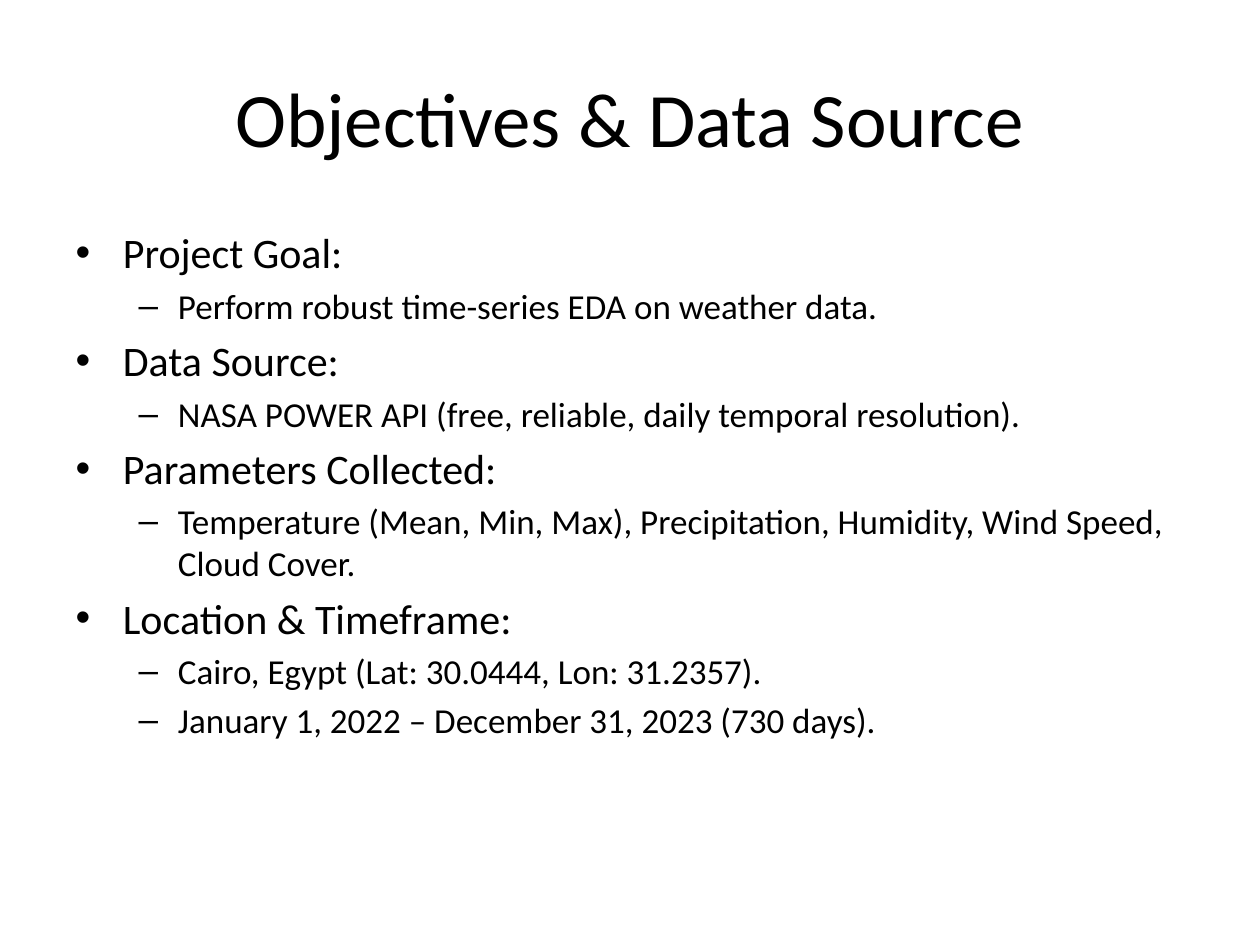
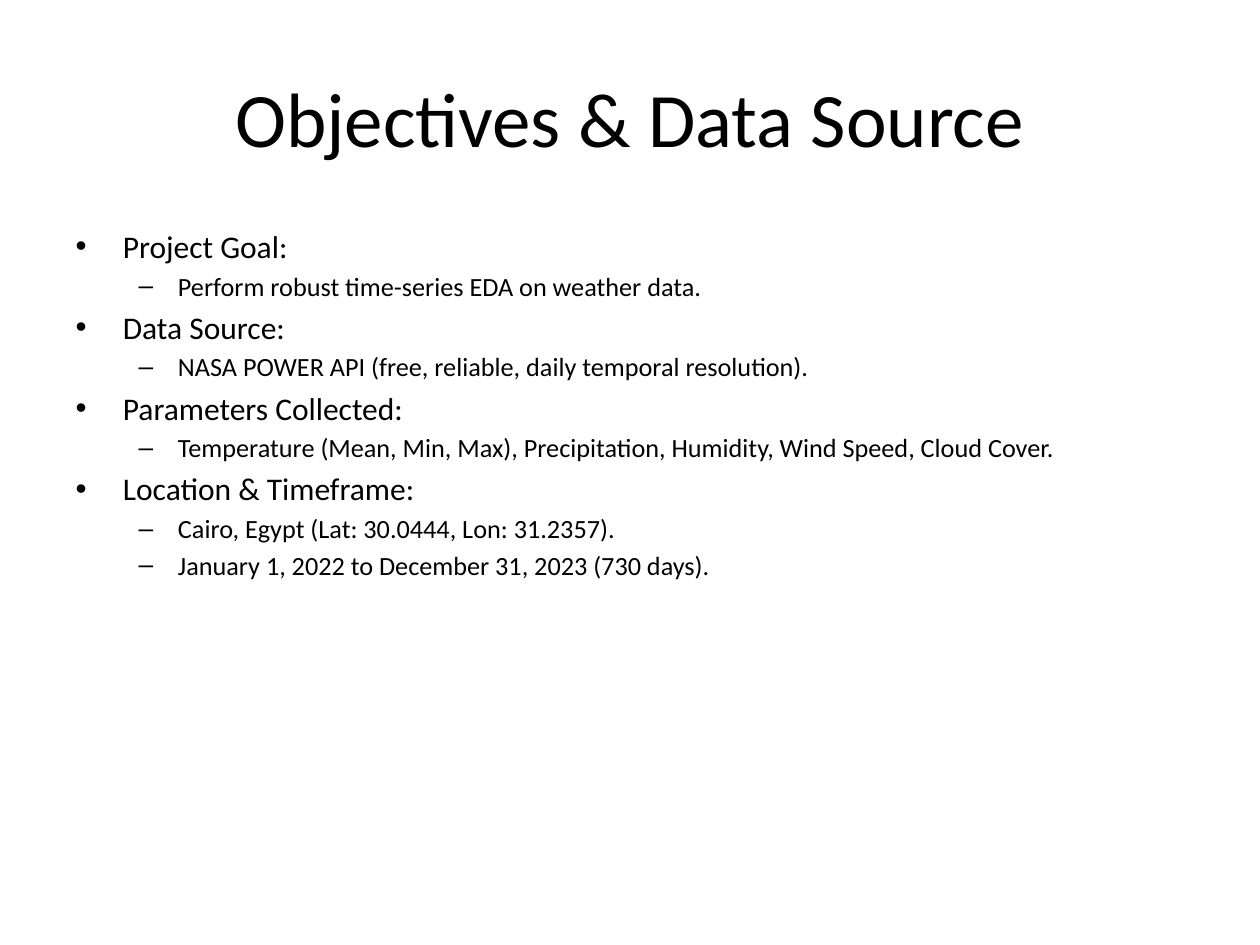
Before and after one commit to ToqaGhozlan/Machine_Learning_Summer_Intern_R5, a slide deck: slide 2 of ahmed essam tasks/task4/Task4_Presentation.pptx. Drawn at 1260x945 pixels with LibreOffice and Linux fonts; fonts in the diff are those of the drawing. Boxes give left, top, right and bottom in pixels: in the first picture for what was removed or moved away, otherwise in the second. Text is boxed around its words. In the diff, an @@ line names an element or a change of style, - is before the commit and + after.

```diff
--- a/ahmed essam tasks/task4/Task4_Presentation.pptx
+++ b/ahmed essam tasks/task4/Task4_Presentation.pptx
@@ text at box(123, 236, 1053, 543): size 24 to 18 pt in "Project Goal:", "Data Source:", "Parameters Collected:", "Location & Timeframe:"; size 20 to 15 pt in "Perform robust time-series EDA on weather data.", "NASA POWER API (free, reliable, daily temporal ...", "Temperature (Mean, Min, Max), Precipitation, Humidity, Wind ...", "Cairo, Egypt (Lat: 30.0444, Lon: 31.2357)."; less space between paragraphs @@
@@ text at box(178, 556, 709, 580): text changed; size 20 to 15 pt @@
-  – January 1, 2022 – December 31, 2023 (730 days).
+  – January 1, 2022 to December 31, 2023 (730 days).
```
Also in this commit, not shown: 7 other slides changed, 2 slides added, 2 slides removed.
